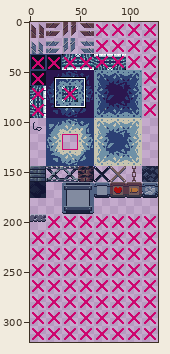
File history of a sprite sheet, src/resource/tileset/BackGroundTileset.png. Above, an overview of the earlier version with the close-up marked.
Close-up. The starting point:
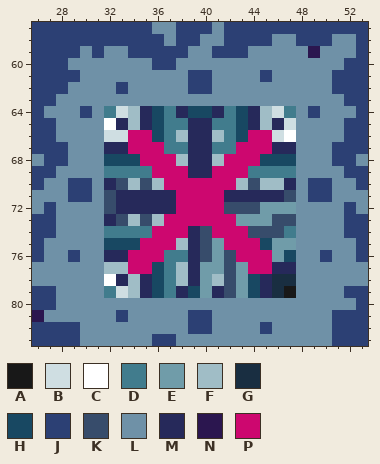
The file is 128x320 pixels. Shown: x 26..53, y 57..83.
Palette (. is transparent): A #181818  B #cfdee2  C #ffffff  D #417c8d  E #709ca9  F #a0bdc6  G #192e41  H #184862  J #2c4074  K #374c6b  L #6f91a7  M #26295a  N #2b164f  P #cd076f
Pixels before, first column x 26:
57 JJJJJJJJJJLLJJJLJJJJJJJJJJJJ
58 JJJJJJJJJJJLJJLLJJJJLLJJJLLJ
59 JJJJLJLLJJJJJLLJJJLLLLLNLLLJ
60 JJJLLLLLLLJJLLLLLLLLLLLLLLJJ
61 JJJJLLLLLLLLLJJLLLLJLLLLLJJJ
62 JJJLLLLJLLLLLJJLLLLLLLLLLJJJ
63 JJLLLLLLLLLLLLLLLLLLLLLLLLJJ
64 JLLLJLDBFMHDMHHMDHMFBDLJLLLJ
65 JJLLLLCMFMHDDMMDDHMFMBLLLLJJ
66 JJLLLLBBPPHDFMMFDHPPBCLLLLJJ
67 JJJLLLMMPPPDDMMDDPPPMMLLLJJJ
68 LJJLLLHHHPPPFMMFPPPHHHLLLJJL
69 JJLLLLDDDDPPPMMPPPDDDDLLLLJJ
70 JLLJJLMKFKFPPPPPPFKFFMLJJLLJ
71 LLLJJLKMMMMMPPPPMMMMMKLJJLLL
72 LJLLLLKMMMMMPPPPKKKEEELLLLJL
73 JJLLLLMKFKFPPPPPPEEEKKLLLLJJ
74 JJLLLLDDDDPPPMKPPPKKKDLLLLJJ
75 JLLLLLHHHPPPFMKEPPPHEELLLLLJ
76 JLLJLLMMPPPDDMKEKPPPEHLLJLLJ
77 LLLLLLFFPPHDFMEEKEPPMMLLLLLL
78 LLLLLLCMFMHDFMEFKEHMGGLLLLLL
79 JJLLLLDBFMHDMHEMKEHMGALLLLJJ
80 JJLLLLLLLLLLLLLLLLLLLLLLLLLJ
81 NLLLLLLJLLLLLJJLLLLLLLLLLJJJ
82 JJJJLLLLLLLLLJJLLLLJLLLLLJJJ
83 JJJJLLLLLLJJLLLLLLLLLLLLLJJJ
Once edited:
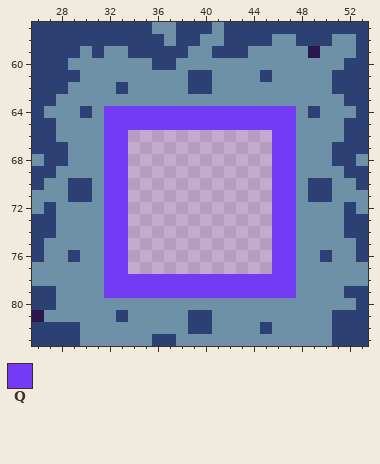
Colours new in this view: Q #743bf6
Difference:
Changed rows in their new state; - is an unchanged pixel.
first column x 32:
64 QQQQQQQQQQQQQQQQ
65 QQQQQQQQQQQQQQQQ
66 QQ............QQ
67 QQ............QQ
68 QQ............QQ
69 QQ............QQ
70 QQ............QQ
71 QQ............QQ
72 QQ............QQ
73 QQ............QQ
74 QQ............QQ
75 QQ............QQ
76 QQ............QQ
77 QQ............QQ
78 QQQQQQQQQQQQQQQQ
79 QQQQQQQQQQQQQQQQ
